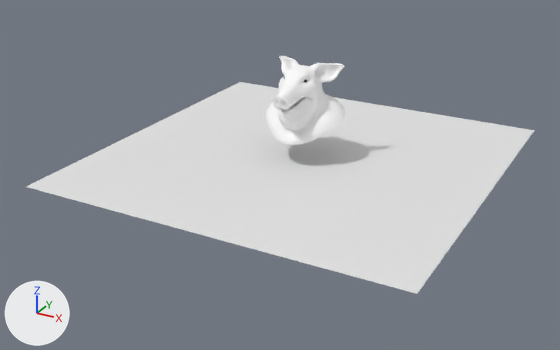
The FBX model HMD_write_file/fbx/pigscene.fbx, before and after one commit.
Camera for both pictures: a 50 mm camera at (0.0874, -0.1711, 0.0786) aimed at (-0.0031, -0.0066, -0.0036). The axes (+X, +Y, +Z) are drawn at lower left. The lights are the same throughout. Where no turn or scale is listed for an object, it has been applied to the vertices.

In view in the first picture: 'Grid', 'testgeometry_pighead1'.
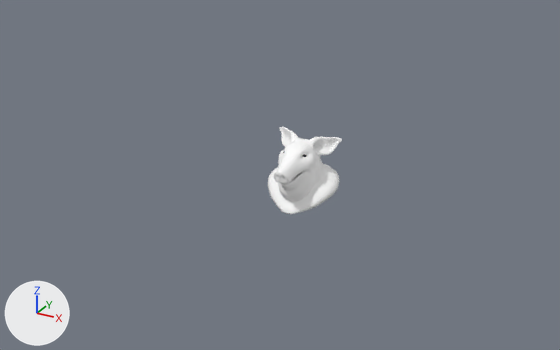
Where the change shows, as pixel boxes (x1, y1, x2, y2) in the pictures (560 x 350 px; the box of a moved part takes in the faces that stretch with it):
'Grid', deleted
    before: (26, 82, 534, 294)
'testgeometry_pighead1', reshaped, moved (6% narrower)
    before: (266, 56, 345, 145)
    after: (268, 127, 342, 214)
part 1 of me_testgeometry_pighead1, moved or reshaped
    before: (266, 56, 345, 145)
    after: (268, 127, 339, 214)

The edits, one by one:
Material 'Pig_no_uv' (mat_pig_no_uv) is new.
Its base color is (0.359, 0.136, 0.114) (brown #a2675f).
Its roughness is 0.452.
me_testgeometry_pighead1 is used by ob_testgeometry_pighead1; location (0.0, 0.0, 0.02).
me_testgeometry_pighead1 had 2789 vertices, 2816 faces and spanned x -0.0107..0.0107, y -0.0128..0.0094, z -0.0136..0.0057.
me_testgeometry_pighead1 now has 2886 vertices, 2889 faces and spans x -0.01..0.01, y -0.0127..0.0092, z -0.0134..0.0057.
me_testgeometry_pighead1 part 1: 868 vertices moved from x -0.01..0.0044, y -0.0126..0.0092, z -0.0133..0.0057 to x -0.01..0.0044, y -0.0126..0.0092, z -0.0134..0.0057; 235 vertices removed from x -0.0107..0.0107, y -0.0105..0.0094, z -0.0136..0.0047; 332 vertices added at x -0.0099..0.0097, y -0.0105..0.0085, z -0.0133..0.0047.
me_testgeometry_pighead1 part 2: the surface is now shaded smooth.
me_testgeometry_pighead1 now uses material mat_pig_no_uv (brown #a2675f).
Object 'Grid' (ob_grid) is deleted.
Object 'testgeometry_pighead1' (ob_testgeometry_pighead1) moves from (0.0, 0.0, 0.02) to (0.0, 0.0, 0.0).
